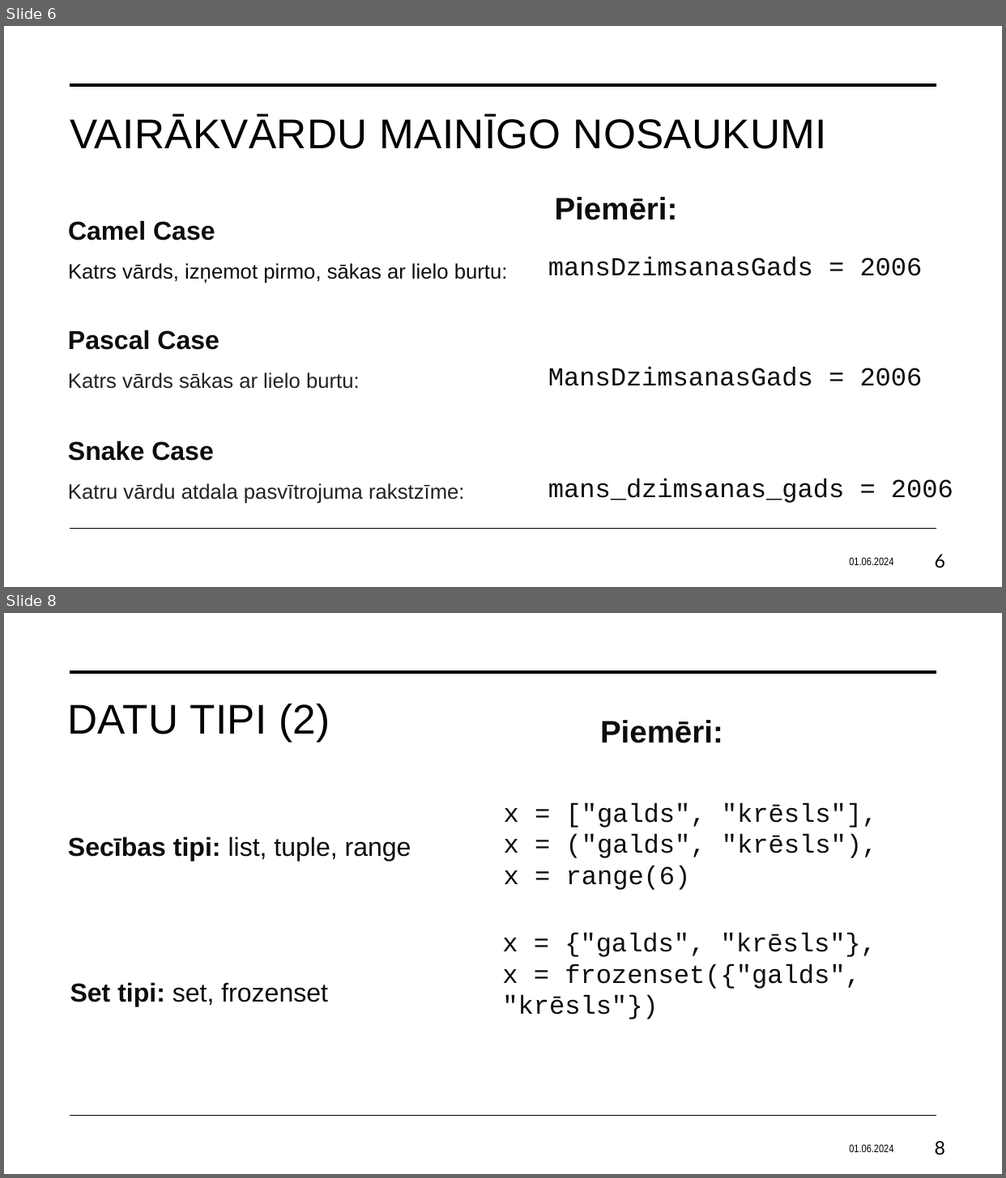
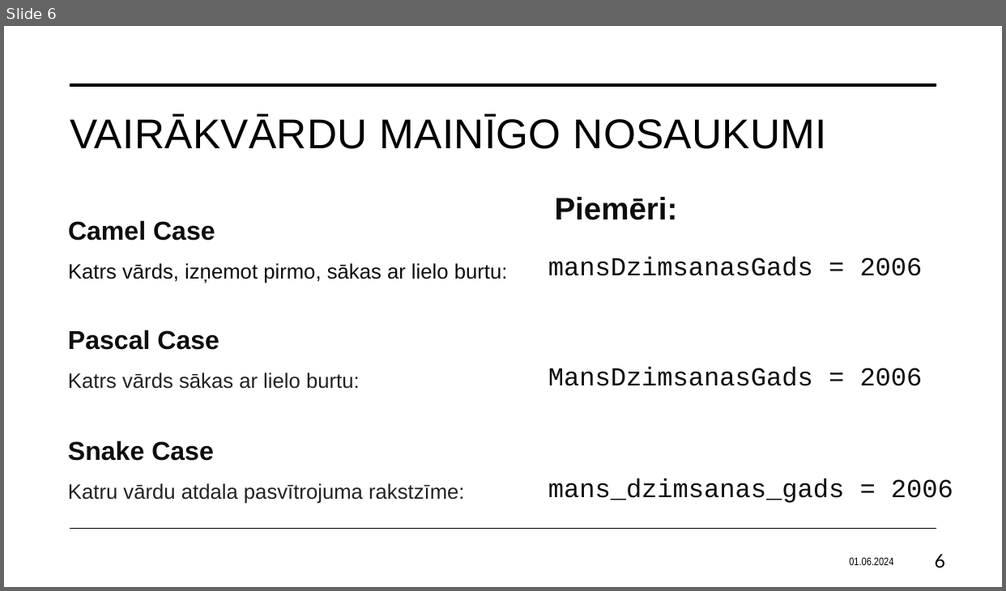
Before and after one commit to Gerda155/Fedotova_Eksamens, a slide deck: Fedotova_macibuMaterials.pptx. Shown one above the other, each under a label of ours: slides 6 and 8 before the commit, slide 6 after it; the slides between them are not shown. The pictures are 1006x1178 and 1006x591 pixels, drawn with LibreOffice and Linux fonts; fonts in the diff are those of the drawing. Boxes give left, top, right and bottom in pixels: in the first picture for what was removed or moved away, otherwise in the second. Text is boxed around its words. In the diff, an @@ line names an element or a change of style, - is before the commit and + after.

```diff
--- a/Fedotova_macibuMaterials.pptx
+++ b/Fedotova_macibuMaterials.pptx
@@ slide 8 removed at (4, 613, 1002, 1174), background #FFFFFF; not listed: 2 template elements that a slide beside it also shows @@
@@ title removed at (68, 703, 330, 742) @@
-DATU TIPI (2)
@@ text removed at (600, 720, 723, 743) @@
-Piemēri:
@@ text removed at (504, 803, 877, 890) @@
-x = ["galds", "krēsls"],
-x = ("galds", "krēsls"),
-x = range(6)
@@ text removed at (68, 837, 411, 862) @@
-Secības tipi: list, tuple, range
@@ text removed at (502, 933, 876, 1020) @@
-x = {"galds", "krēsls"},
-x = frozenset({"galds", "krēsls"})
@@ text removed at (70, 982, 328, 1007) @@
-Set tipi: set, frozenset
@@ text removed at (849, 1144, 893, 1152) @@
-01.06.2024
@@ page number removed at (935, 1141, 945, 1156) @@
-8
```
Also in this commit, not shown: 7 slides changed, 17 slides added, 1 other slide removed.
